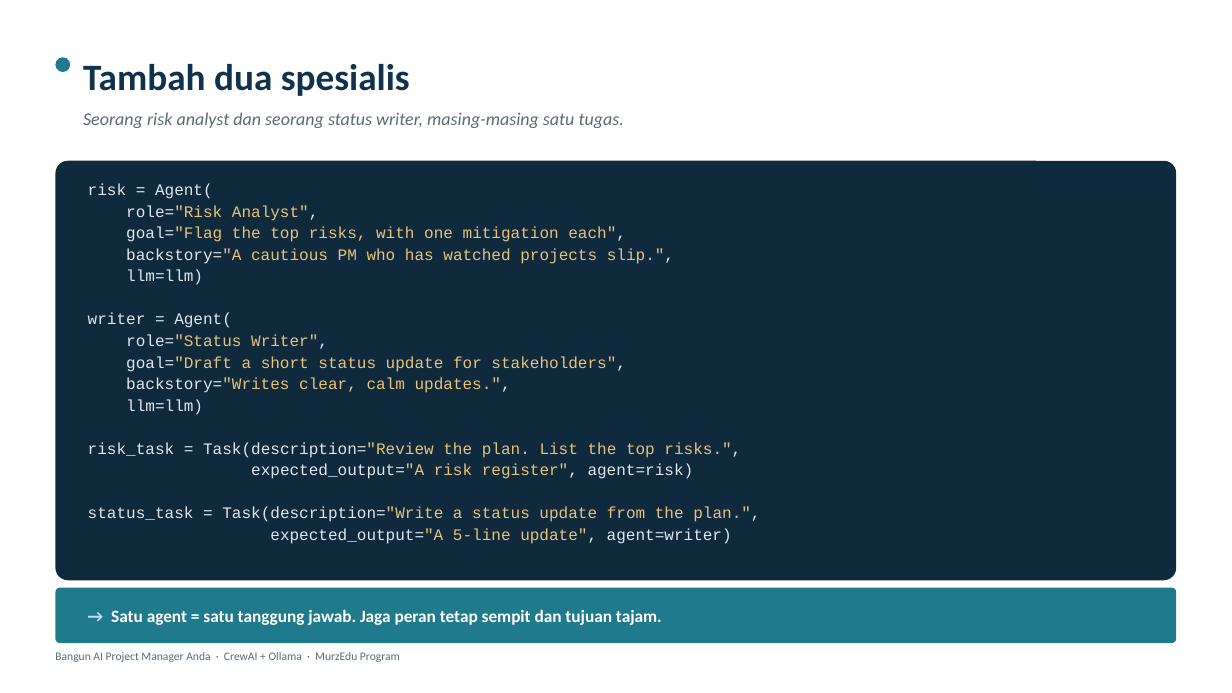
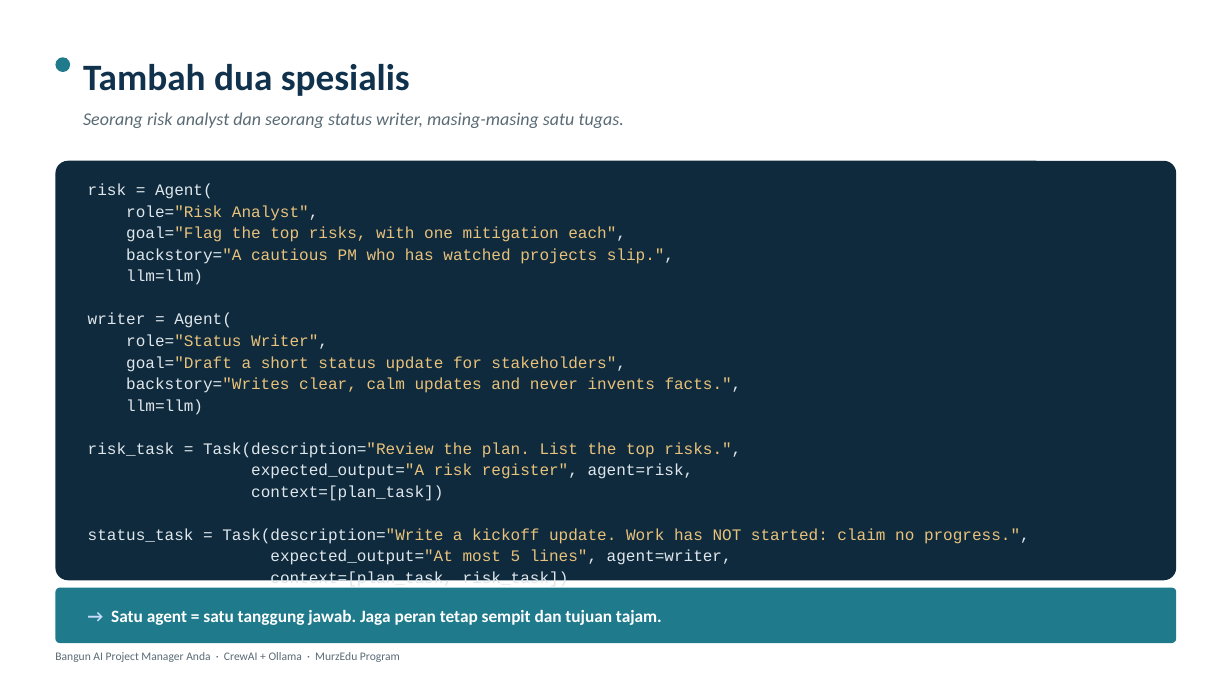
Before and after one commit to adepuu/ai-pm-workshop, a slide deck: slide 16 of MurzEdu_AI_Workshop_Package/01_Slide_Deck/AI_Project_Manager_Workshop_ID.pptx. Drawn at 1232x693 pixels with LibreOffice and Linux fonts; fonts in the diff are those of the drawing. Boxes give left, top, right and bottom in pixels: in the first picture for what was removed or moved away, otherwise in the second. Text is boxed around its words. In the diff, an @@ line names an element or a change of style, - is before the commit and + after.

```diff
--- a/MurzEdu_AI_Workshop_Package/01_Slide_Deck/AI_Project_Manager_Workshop_ID.pptx
+++ b/MurzEdu_AI_Workshop_Package/01_Slide_Deck/AI_Project_Manager_Workshop_ID.pptx
@@ text at <box>126,377,742,393</box>: text changed @@
-backstory="Writes clear, calm updates.",
+backstory="Writes clear, calm updates and never invents facts.",
@@ text at <box>88,463,1030,565</box>: text changed @@
-expected_output="A risk register", agent=risk)
-status_task = Task(description="Write a status update from the plan.",
-expected_output="A 5-line update", agent=writer)
+expected_output="A risk register", agent=risk,
+context=[plan_task])
+status_task = Task(description="Write a kickoff update. Work has NOT started: claim no progress.",
+expected_output="At most 5 lines", agent=writer,
+context=[plan_task, risk_task])
```
Also in this commit, not shown: 9 other slides changed, 28 other files.
